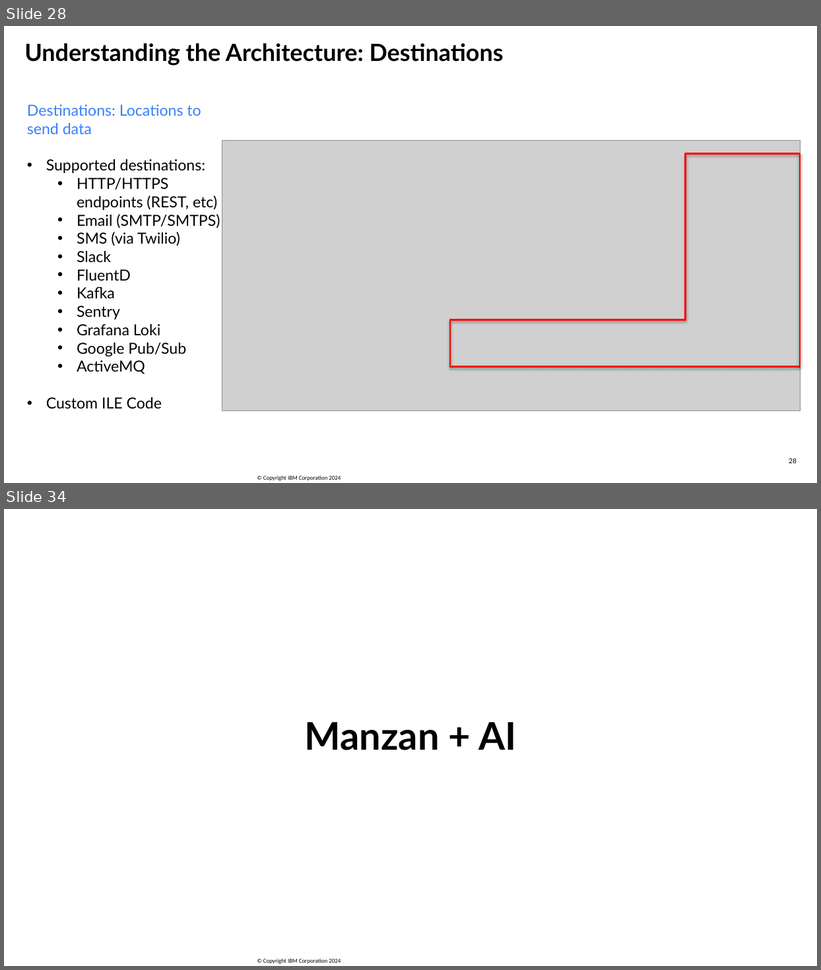
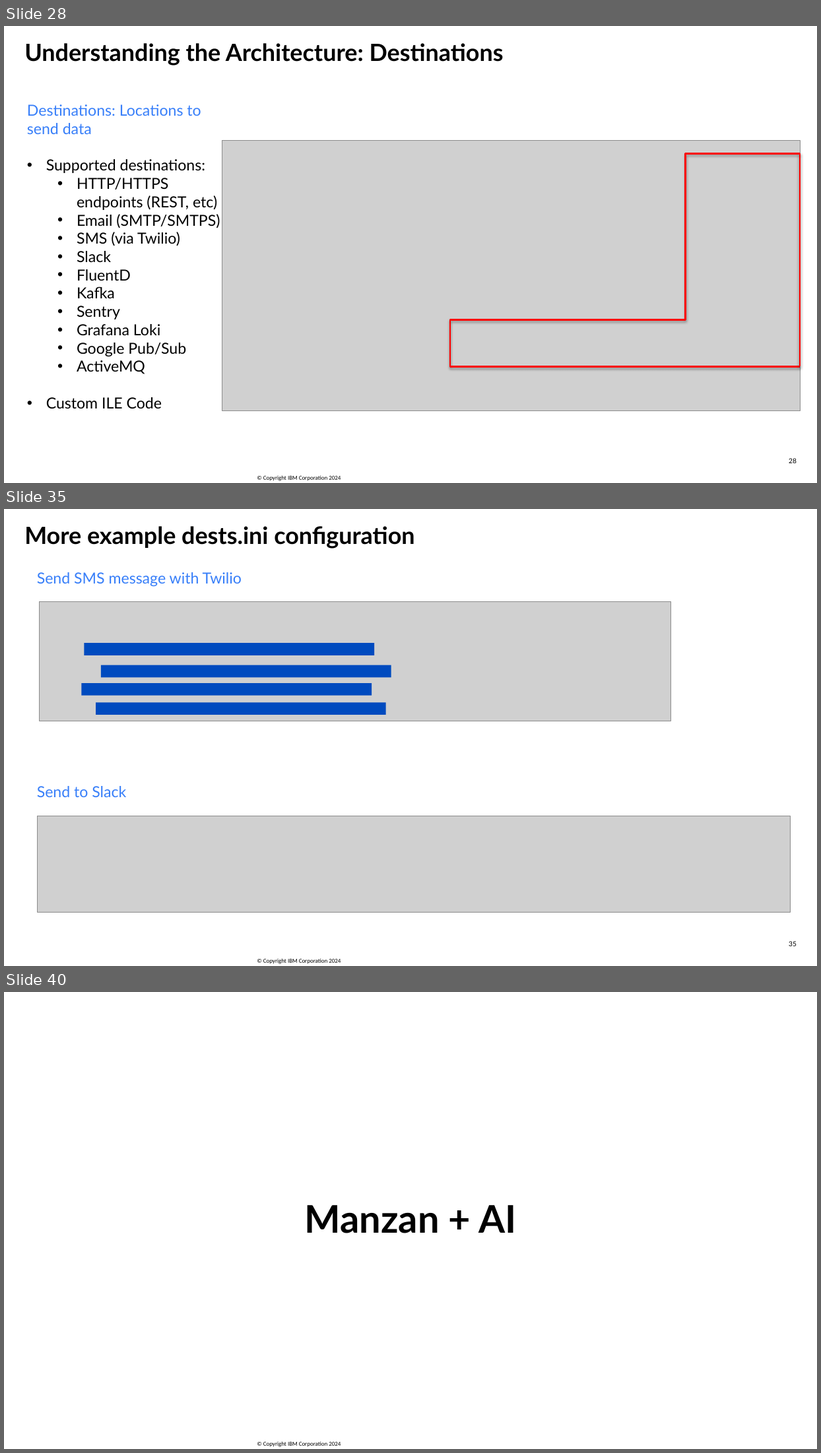
Before and after one commit to SanjulaGanepola/ibmi-talks, a slide deck: OSS Tools For System Management/OSS-Tools-For-System-Management.pptx. Shown one above the other, each under a label of ours: slides 28 and 34 before the commit, slides 28, 35 and 40 after it; the slides between them are not shown. The pictures are 821x970 and 821x1453 pixels, drawn with LibreOffice and Linux fonts; fonts in the diff are those of the drawing; grey boxes stand for pictures; background and template pictures are left out. Boxes give left, top, right and bottom in pixels: in the first picture for what was removed or moved away, otherwise in the second. Text is boxed around its words. In the diff, an @@ line names an element or a change of style, - is before the commit and + after.

```diff
--- a/OSS Tools For System Management/OSS-Tools-For-System-Management.pptx
+++ b/OSS Tools For System Management/OSS-Tools-For-System-Management.pptx
@@ slide 35 added at bbox=[4, 509, 817, 966], background #FFFFFF; not listed: 1 template element that a slide beside it also shows @@
@@ text added at bbox=[24, 526, 415, 549], 28 pt, text #000000, bold @@
+More example dests.ini configuration
@@ text added at bbox=[37, 572, 242, 586], 18 pt, text #387FF9 @@
+Send SMS message with Twilio
@@ group added at bbox=[40, 601, 671, 722]: 4 rectangles, 1 picture @@
@@ text added at bbox=[37, 786, 126, 797], 18 pt, text #387FF9 @@
+Send to Slack
@@ picture added at bbox=[37, 817, 790, 914] @@
@@ page number added at bbox=[789, 941, 797, 947], 8 pt, text #000000 @@
+35
@@ what was slide 34 is now slide 40 @@
```
Also in this commit, not shown: 9 slides changed, 7 other slides added, 2 slides removed, 1 other file.
